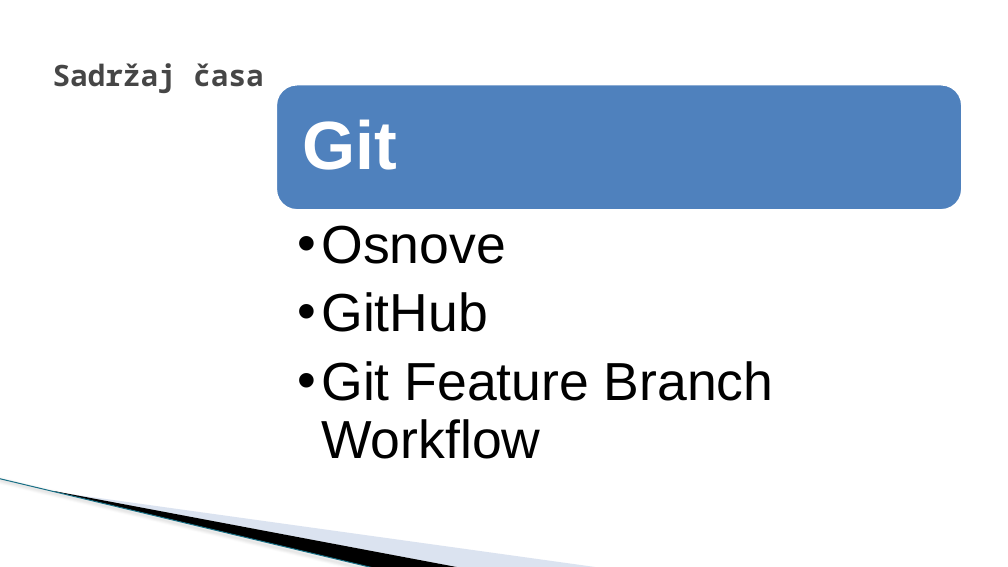
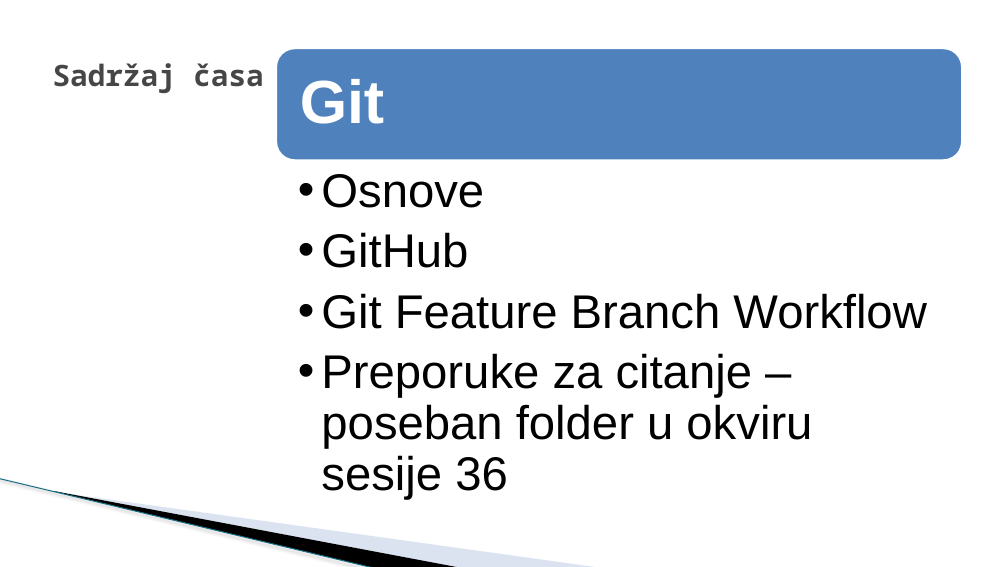
Before and after one commit to todalexcode/kurs-front-end, a slide deck: slide 2 of sesija-36/PPT/Front-End Developer-36.pptx. Drawn at 1008x567 pixels with LibreOffice and Linux fonts; fonts in the diff are those of the drawing; background and template pictures are left out. Boxes give left, top, right and bottom in pixels: in the first picture for what was removed or moved away, otherwise in the second. Text is boxed around its words. In the diff, an @@ line names an element or a change of style, - is before the commit and + after.

```diff
--- a/sesija-36/PPT/Front-End Developer-36.pptx
+++ b/sesija-36/PPT/Front-End Developer-36.pptx
@@ rounded rectangle: place and size @@
-rounded rectangle at (276, 85, 963, 210)
+rounded rectangle at (276, 48, 963, 160)
@@ text "Git": place and size @@
-text "Git" at (303, 119, 398, 170)
+text "Git" at (300, 79, 384, 124)
@@ text "Git" at (300, 79, 384, 124): size 65 to 58 pt; less space between paragraphs @@
@@ text "Osnove": place and size @@
-text "Osnove" at (321, 225, 774, 459)
+text "Osnove" at (321, 174, 926, 500)
@@ text at (321, 174, 926, 329): size 51 to 45 pt in "Osnove", "GitHub", "Git Feature Branch Workflow"; less space between paragraphs @@
@@ text at (321, 353, 812, 500): paragraph added @@
+  •• Preporuke za citanje – poseban folder u okviru sesije 36
```
Also in this commit, not shown: 3 other files.
